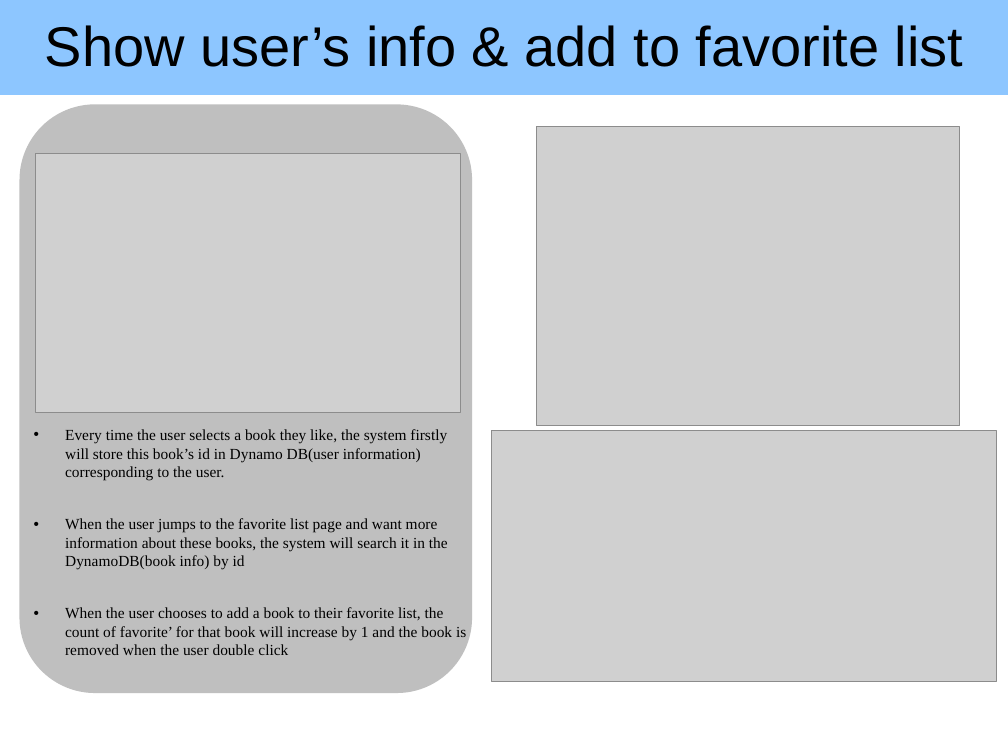
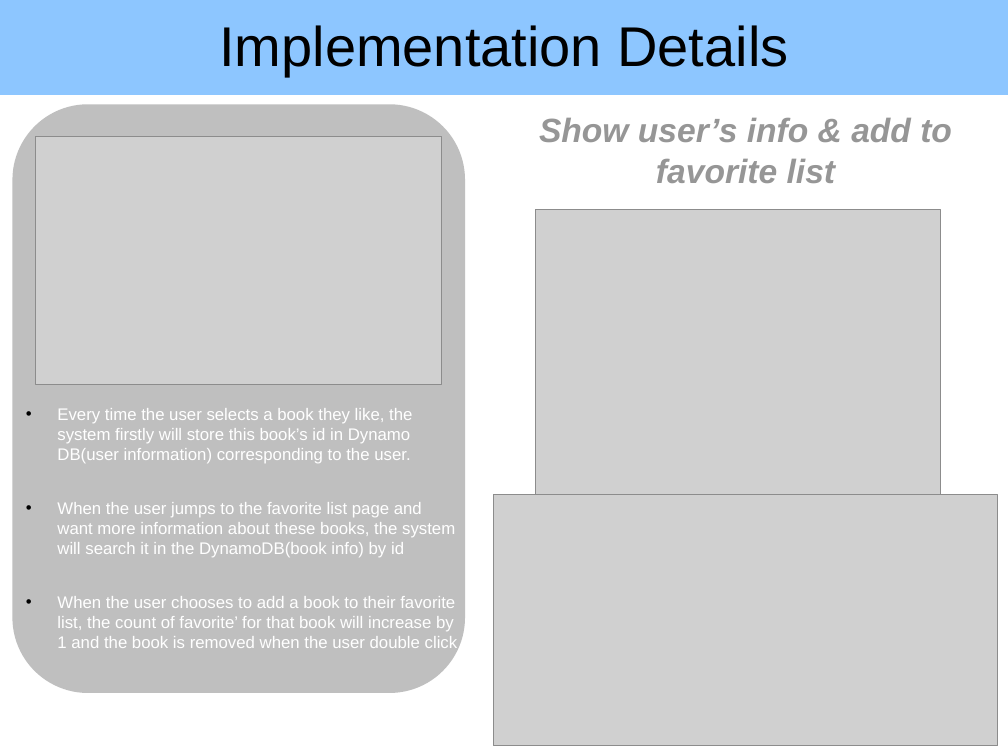
Before and after one commit to thcui/book-exchange, a slide deck: slide 9 of presentation-book-exchange.pptx (slide 7 before the commit). Drawn at 1008x756 pixels with LibreOffice and Linux fonts; fonts in the diff are those of the drawing; grey boxes stand for pictures; background and template pictures are left out. Boxes give left, top, right and bottom in pixels: in the first picture for what was removed or moved away, otherwise in the second. Text is boxed around its words. In the diff, an @@ line names an element or a change of style, - is before the commit and + after.

Commit message:
modify the style of presentation slides

```diff
--- a/presentation-book-exchange.pptx
+++ b/presentation-book-exchange.pptx
@@ title at bbox=[219, 25, 788, 75]: text changed @@
-Show user’s info & add to favorite list
+Implementation Details
@@ rounded rectangle: place and size @@
-rounded rectangle at bbox=[19, 105, 472, 694]
+rounded rectangle at bbox=[12, 105, 465, 694]
@@ text added at bbox=[539, 118, 952, 183], 24 pt, text #969696, bold, italic @@
+Show user’s info & add to favorite list
@@ picture: place and size @@
-picture at bbox=[36, 153, 462, 412]
+picture at bbox=[36, 137, 442, 385]
@@ picture: place and size @@
-picture at bbox=[536, 127, 961, 425]
+picture at bbox=[535, 210, 939, 495]
@@ text "Every time the user selects ...": place and size @@
-text "Every time the user selects ..." at bbox=[65, 429, 466, 655]
+text "Every time the user selects ..." at bbox=[57, 408, 458, 652]
@@ text "Every time the user selects ..." at bbox=[57, 408, 458, 652]: size 11 to 12 pt, font Times New Roman to Arial, text colour #000000 to #FFFFFF @@
@@ picture: place and size @@
-picture at bbox=[492, 430, 997, 681]
+picture at bbox=[493, 495, 998, 746]
```
Also in this commit, not shown: 6 other slides changed, 2 slides added.
